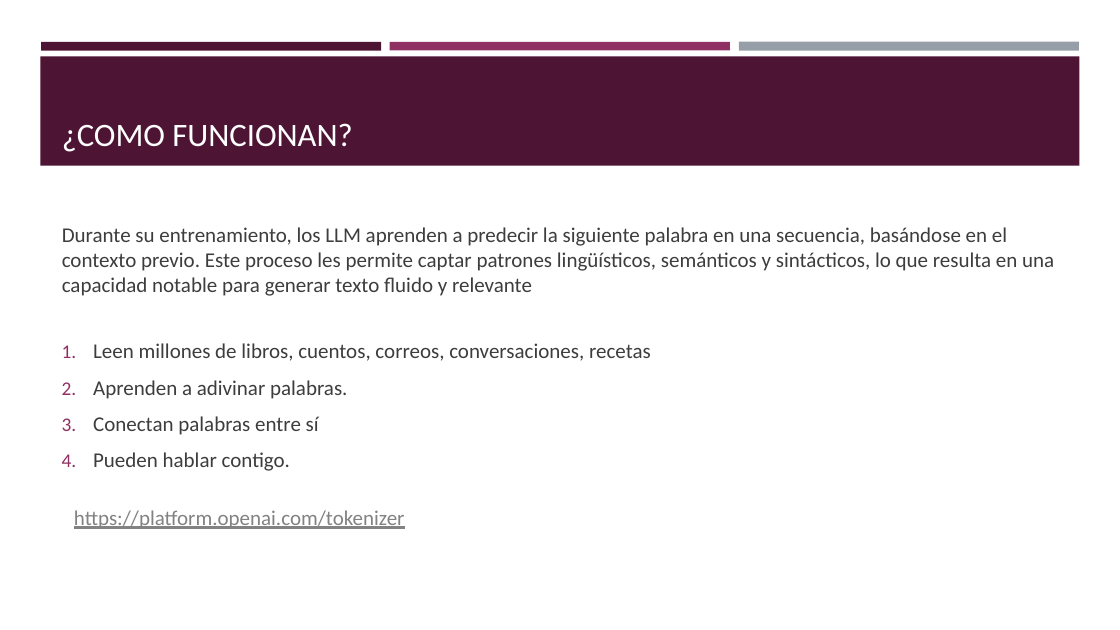
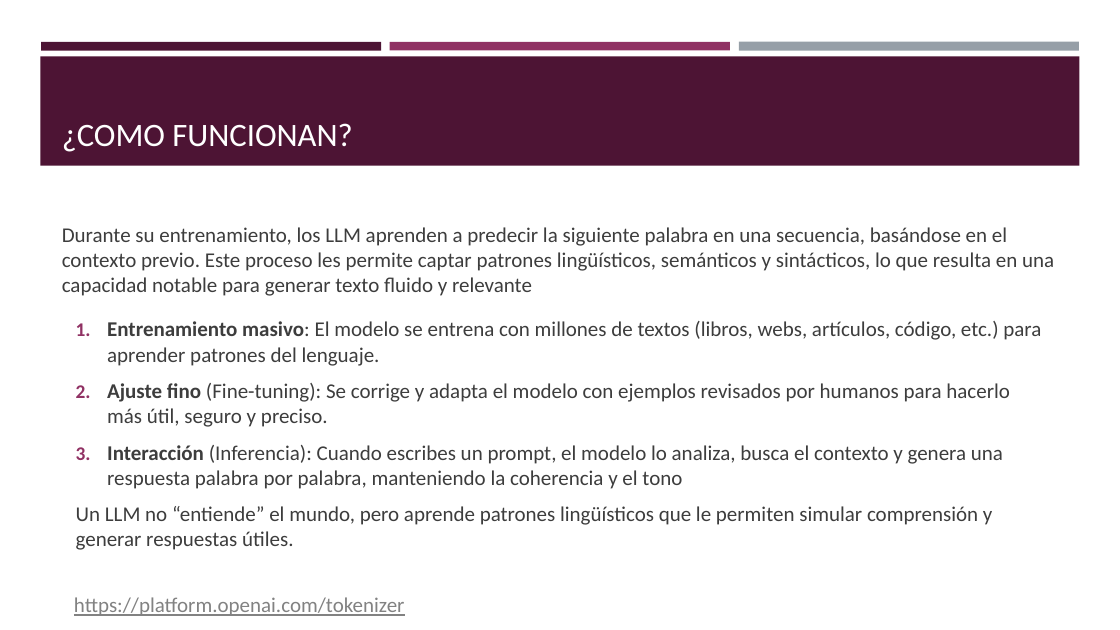
Before and after one commit to jmchema/curso_chatgpt, a slide deck: slide 9 of Introducción a chatgpt.pptx. Drawn at 1120x630 pixels with LibreOffice and Linux fonts; fonts in the diff are those of the drawing. Boxes give left, top, right and bottom in pixels: in the first picture for what was removed or moved away, otherwise in the second. Text is boxed around its words. In the diff, an @@ line names an element or a change of style, - is before the commit and + after.

```diff
--- a/Introducción a chatgpt.pptx
+++ b/Introducción a chatgpt.pptx
@@ text at (76,321,1041,550): text changed @@
-1. Leen millones de libros, cuentos, correos, conversaciones, recetas
-2. Aprenden a adivinar palabras.
-3. Conectan palabras entre sí
-4. Pueden hablar contigo.
+1. Entrenamiento masivo: El modelo se entrena con millones de textos (libros, webs, artículos, código, etc.) para aprender patrones del lenguaje.
+2. Ajuste fino (Fine-tuning): Se corrige y adapta el modelo con ejemplos revisados por humanos para hacerlo más útil, seguro y preciso.
+3. Interacción (Inferencia): Cuando escribes un prompt, el modelo lo analiza, busca el contexto y genera una respuesta palabra por palabra, manteniendo la coherencia y el tono
+Un LLM no “entiende” el mundo, pero aprende patrones lingüísticos que le permiten simular comprensión y generar respuestas útiles.
@@ text "https://platform.openai.com/tokenizer": place and size @@
-text "https://platform.openai.com/tokenizer" at (74,510,405,529)
+text "https://platform.openai.com/tokenizer" at (74,597,405,616)
```
Also in this commit, not shown: 11 other slides changed, 1 slide added, 1 other file.
